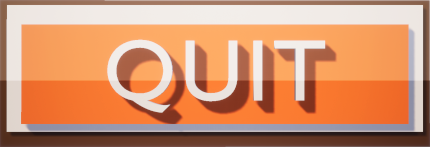
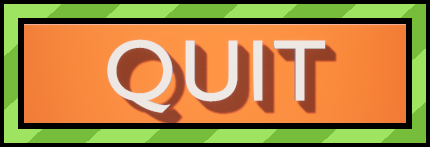
The second 430×147 image is a revision of the first. Changes to its layers:
hid "Copia de edificios_fondo" over [0, 0, 430, 147]
showed "Capa pegada #1" over [0, 0, 430, 147]
showed "Copia de Capa pegada", blend overlay → normal, painted on it over [0, 0, 430, 147]
hid "Capa pegada" over [0, 0, 430, 147]
